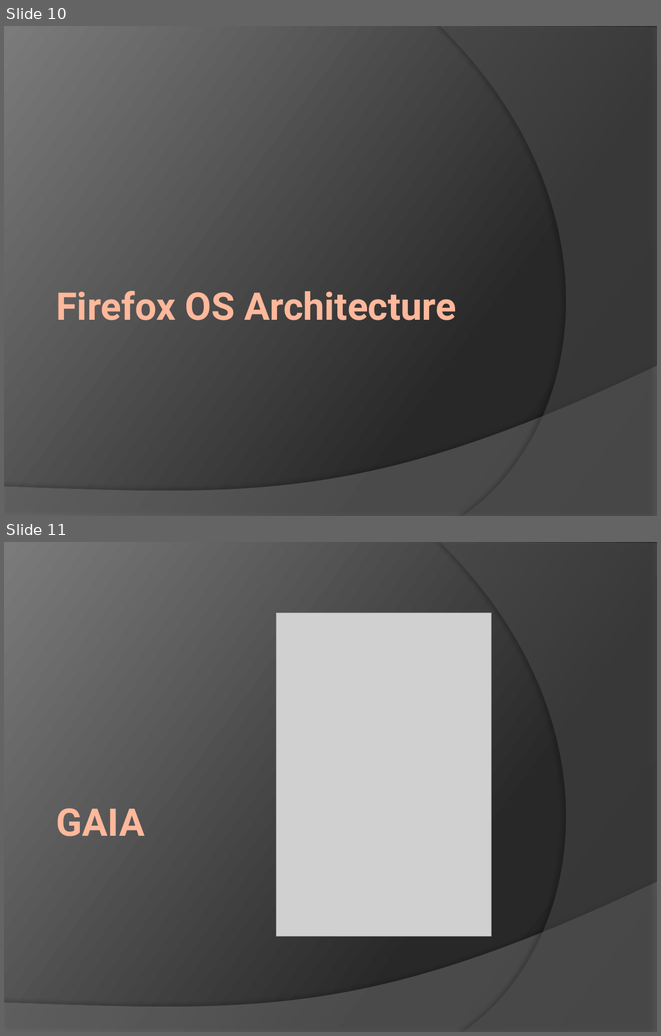
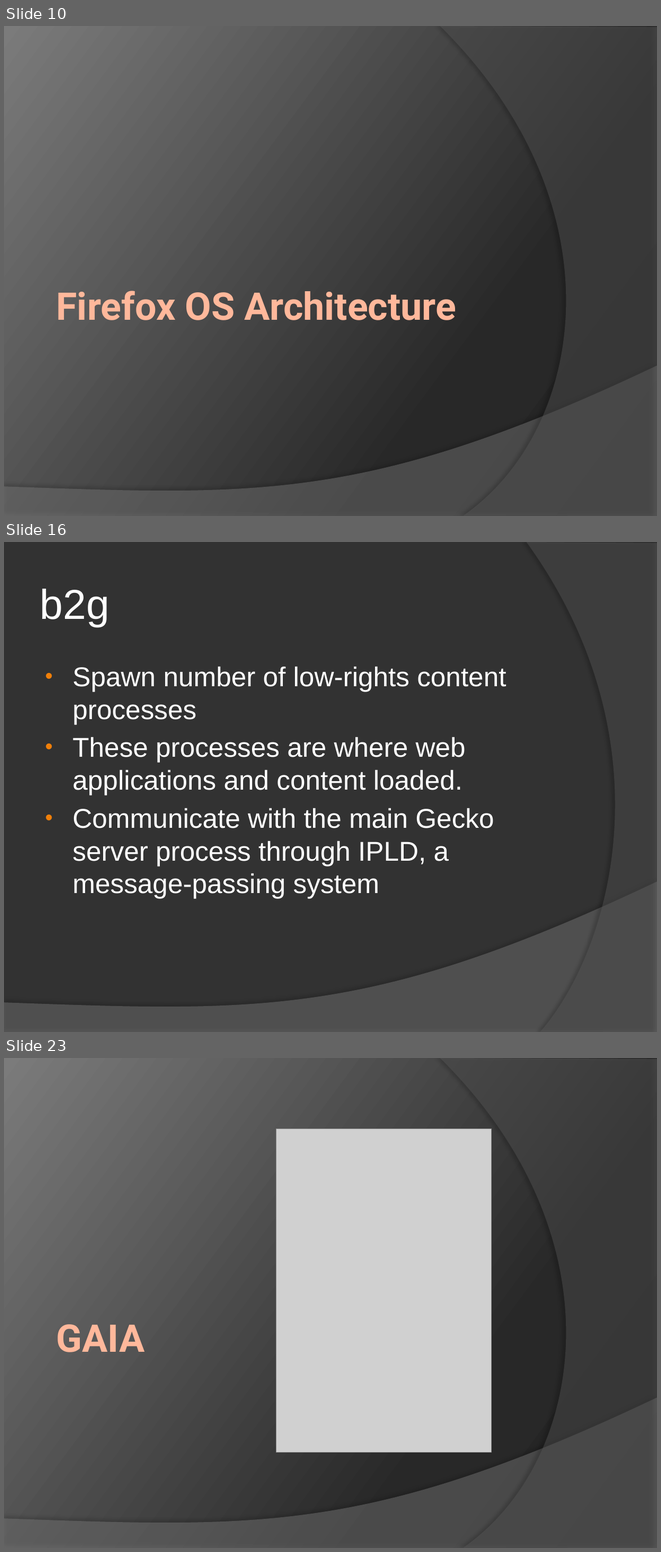
Before and after one commit to ymihaylov/Firefox-OS-Documentation-Project, a slide deck: Firefox OS.pptx. Shown one above the other, each under a label of ours: slides 10 and 11 before the commit, slides 10, 16 and 23 after it; the slides between them are not shown. The pictures are 661x1036 and 661x1552 pixels, drawn with LibreOffice and Linux fonts; fonts in the diff are those of the drawing; grey boxes stand for pictures. Boxes give left, top, right and bottom in pixels: in the first picture for what was removed or moved away, otherwise in the second. Text is boxed around its words. In the diff, an @@ line names an element or a change of style, - is before the commit and + after.

```diff
--- a/Firefox OS.pptx
+++ b/Firefox OS.pptx
@@ slide 16 added at (4,542,657,1032), background #323232; not listed: 1 template element that a slide beside it also shows @@
@@ freeform shape added at (527,542,657,1032), fill #5E5E5E at 40% opacity @@
@@ title added at (40,589,109,627), 46 pt, text #FFFFFF @@
+b2g
@@ text added at (72,667,506,898), 30 pt, text #FFFFFF @@
+• Spawn number of low-rights content processes
+• These processes are where web applications and content loaded.
+• Communicate with the main Gecko server process through IPLD, a message-passing system
@@ what was slide 11 is now slide 23 @@
```
Also in this commit, not shown: 11 other slides added.
